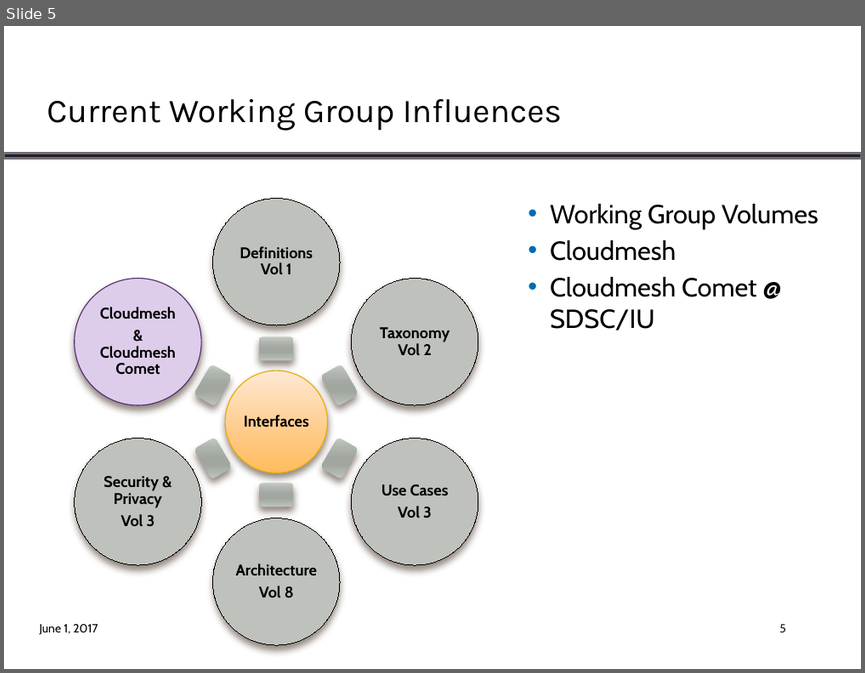
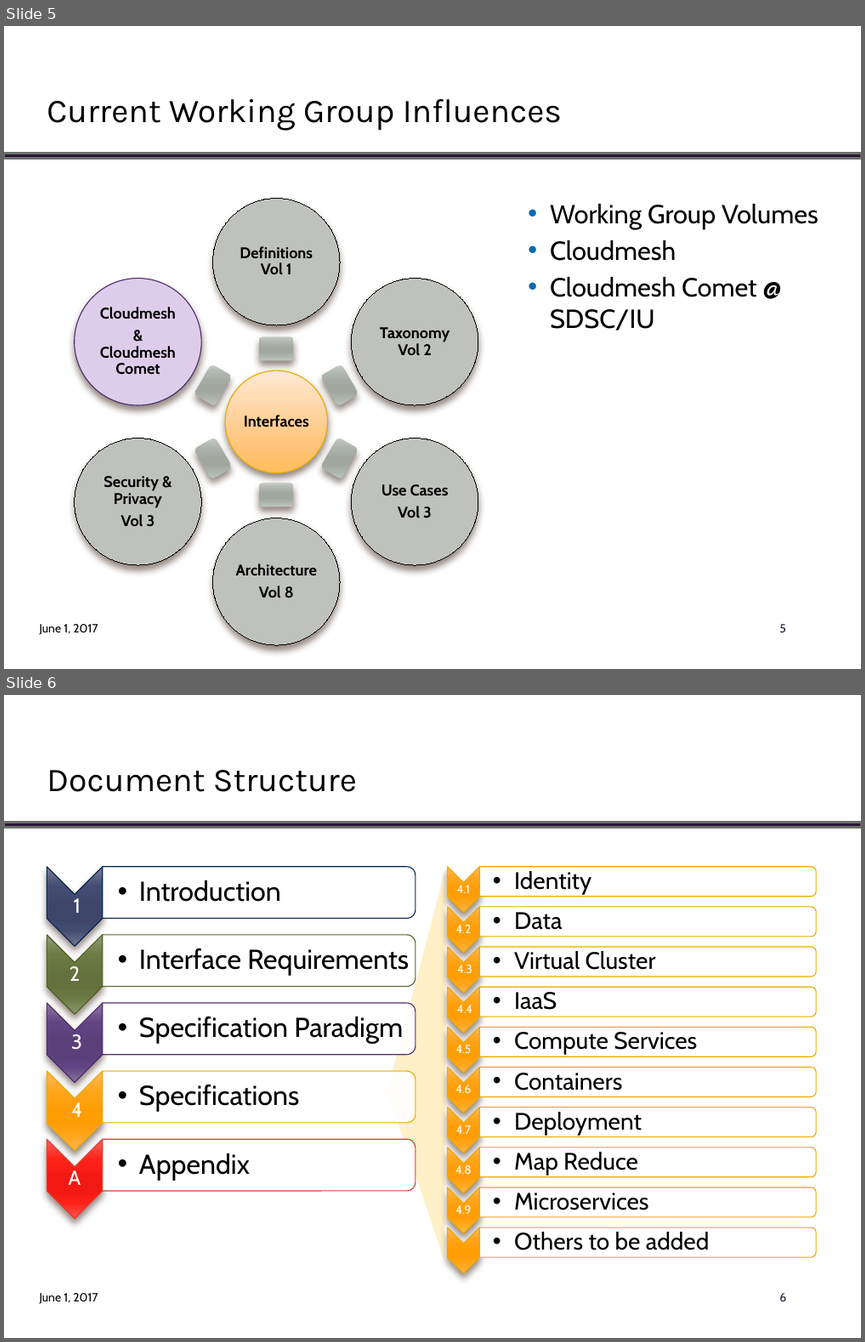
Before and after one commit to cloudmesh/eve, a slide deck: docs/NBDPWG-vol8.pptx. Shown one above the other, each under a label of ours: slide 5 before the commit, slides 5 and 6 after it. The pictures are 865x673 and 865x1342 pixels, drawn with LibreOffice and Linux fonts; fonts in the diff are those of the drawing; background and template pictures are left out. Boxes give left, top, right and bottom in pixels: in the first picture for what was removed or moved away, otherwise in the second. Text is boxed around its words. In the diff, an @@ line names an element or a change of style, - is before the commit and + after.

```diff
--- a/docs/NBDPWG-vol8.pptx
+++ b/docs/NBDPWG-vol8.pptx
@@ slide 6 added at (4, 695, 861, 1338), background #FFFFFF; not listed: 2 template elements that a slide beside it also shows @@
@@ title added at (46, 770, 357, 792), 28 pt, text #000000 @@
+Document Structure
@@ freeform shape added at (386, 868, 445, 1260), fill #FFF0C8 @@
@@ group added at (46, 867, 415, 1219): 10 texts, 5 chevrons, 5 round same rects @@
+1
+  • Introduction
+2
+  • Interface Requirements
+3
+  • Specification Paradigm
+4
+  • Specifications
+A
+  • Appendix
@@ group added at (448, 867, 817, 1272): 19 texts, 10 chevrons, 10 round same rects @@
+4.1
+  • Identity
+4.2
+  • Data
+4.3
+  • Virtual Cluster
+4.4
+  • IaaS
+4.5
+  • Compute Services
+4.6
+  • Containers
+4.7
+  • Deployment
+4.8
+  • Map Reduce
+4.9
+  • Microservices
+  • Others to be added
@@ page number added at (779, 1293, 786, 1301), 10 pt, text #281637 @@
+6
```
Also in this commit, not shown: 2 slides changed, 2 other slides added, 3 other files.
